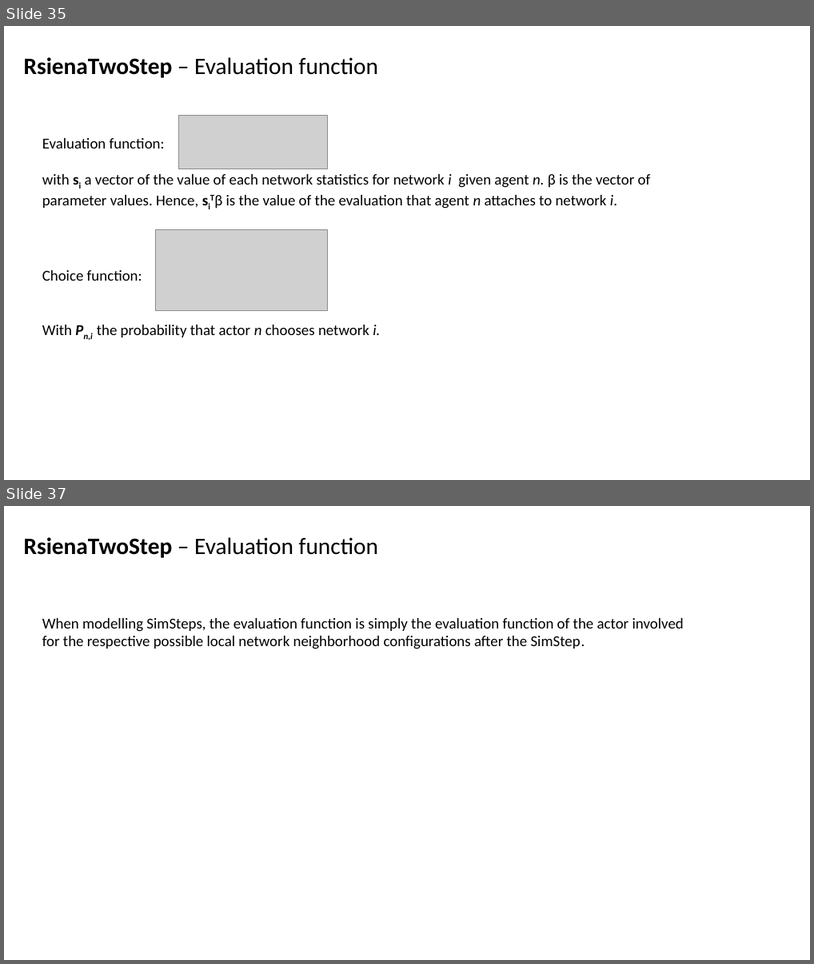
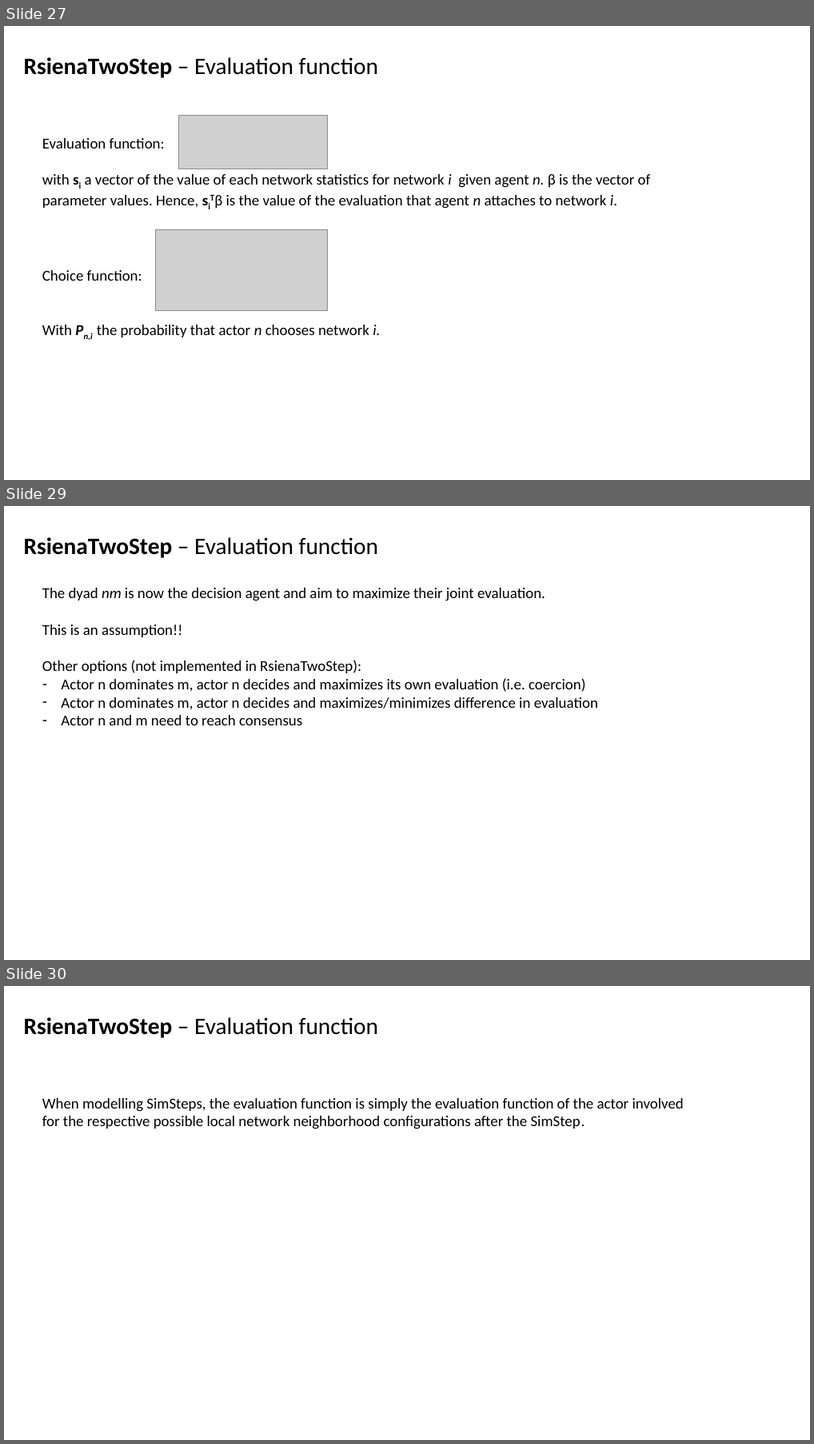
Before and after one commit to Niels-Vullings/RsienaTwoStep, a slide deck: nonbuild/RsienaTwoStep_JT.pptm. Shown one above the other, each under a label of ours: slides 35 and 37 before the commit, slides 27, 29 and 30 after it; the slides between them are not shown. The pictures are 814x964 and 814x1444 pixels, drawn with LibreOffice and Linux fonts; fonts in the diff are those of the drawing; grey boxes stand for pictures. Boxes give left, top, right and bottom in pixels: in the first picture for what was removed or moved away, otherwise in the second. Text is boxed around its words. In the diff, an @@ line names an element or a change of style, - is before the commit and + after.

```diff
--- a/nonbuild/RsienaTwoStep_JT.pptm
+++ b/nonbuild/RsienaTwoStep_JT.pptm
@@ slide 29 added at (4, 506, 810, 960), background #FFFFFF @@
@@ text added at (24, 537, 379, 558), 28 pt, text #000000 @@
+RsienaTwoStep – Evaluation function
@@ text added at (42, 588, 598, 725), 18 pt, text #000000 @@
+The dyad nm is now the decision agent and aim to maximize their joint evaluation.
+This is an assumption!!
+Other options (not implemented in RsienaTwoStep):
+– Actor n dominates m, actor n decides and maximizes its own evaluation (i.e. coercion)
+– Actor n dominates m, actor n decides and maximizes/minimizes difference in evaluation
+– Actor n and m need to reach consensus
@@ what was slide 35 is now slide 27 @@
@@ what was slide 37 is now slide 30 @@
```
Also in this commit, not shown: 32 slides changed, 13 other slides added, 14 slides removed, 51 other files.
